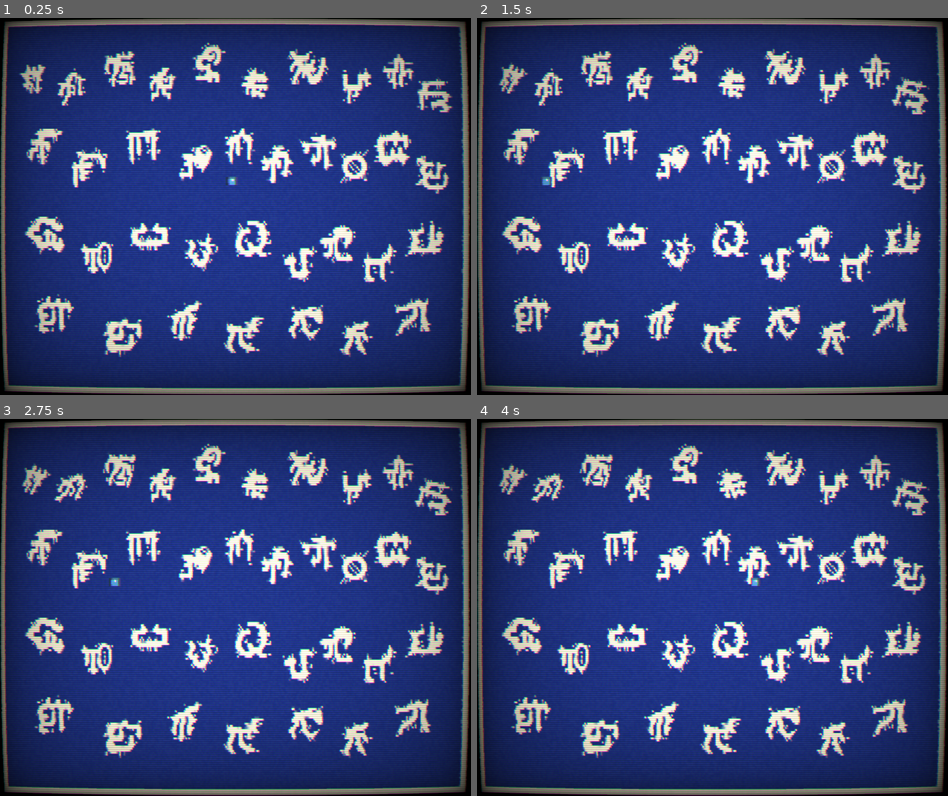
Above: before the commit, frames 1-4 (two rows, left to right).
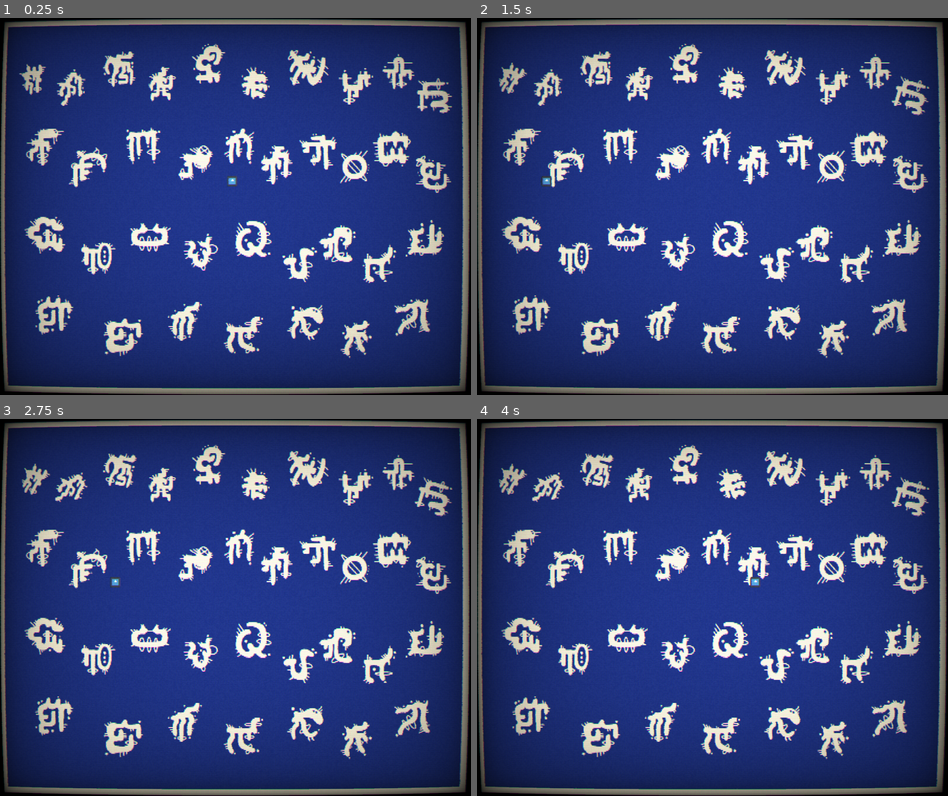
Above: after the commit, the same moments.

Repository: C-RJohnston/KBoard-Pong
Game: Godot game, scene res://MainScene.tscn
Same seed, same stepped clock (60 frames per second), same inputs: the game is played once before the commit and once after it. The engine's default icon, where the game draws it, is replaced by a stand-in: a white triangle on a blue panel in a dark square.
Inputs (mouse positions are in pixels of both pictures, inside the frame that each line leads up to):
- Up to frame 1 (0.25 s): no input
- Up to frame 2 (1.5 s): tap Enter at 0.5 s; move the mouse to (816, 187) at 0.52 s; tap 0 (0) at 0.6 s; click (816, 187) at 0.67 s; tap 1 (1) at 0.8 s; drag from (618, 225) to (688, 281) at 1.27 s
- Up to frame 3 (2.75 s): move the mouse to (282, 524) at 2.02 s; tap 2 (2) at 2.1 s; click (282, 524) at 2.17 s; tap 3 (3) at 2.3 s
- Up to frame 4 (4 s): drag from (688, 682) to (571, 550) at 2.77 s; move the mouse to (853, 664) at 3.52 s; tap 4 (4) at 3.6 s; click (853, 664) at 3.67 s; tap 6 (6) at 3.8 s

The runs differ from the first frame. In frame 1, 22% of the frame differs, in the area x 0-100%, y 0-100%; in frame 2, 22%; in frame 3, 22%; in frame 4, 22%.

Commit message:
kanban

Diff:
--- a/MainScene.tscn
+++ b/MainScene.tscn
@@ -70,7 +70,7 @@
 
 [sub_resource type="ShaderMaterial" id="ShaderMaterial_81e0q"]
 shader = ExtResource("1_8wgip")
-shader_parameter/resolution = Vector2(320, 180)
+shader_parameter/resolution = Vector2(640, 360)
 shader_parameter/scan_line_amount = 0.5
 shader_parameter/warp_amount = 0.1
 shader_parameter/noise_amount = 0.03
Not shown, changed: kanban_tasks_data.kanban
